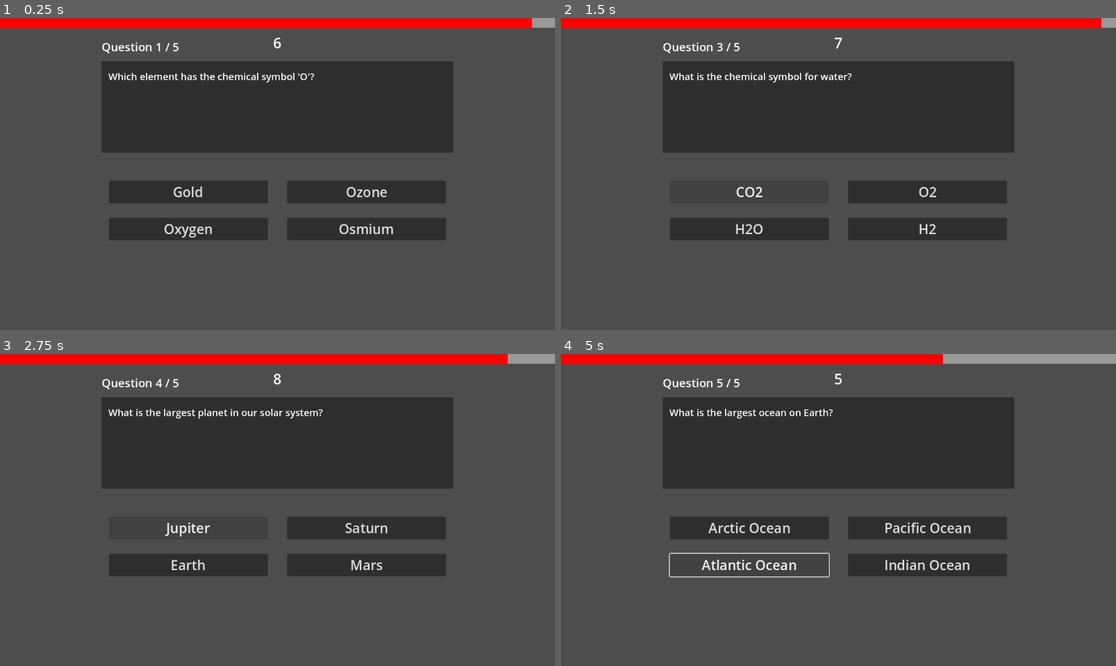
Above: before the commit, frames 1-4 (two rows, left to right).
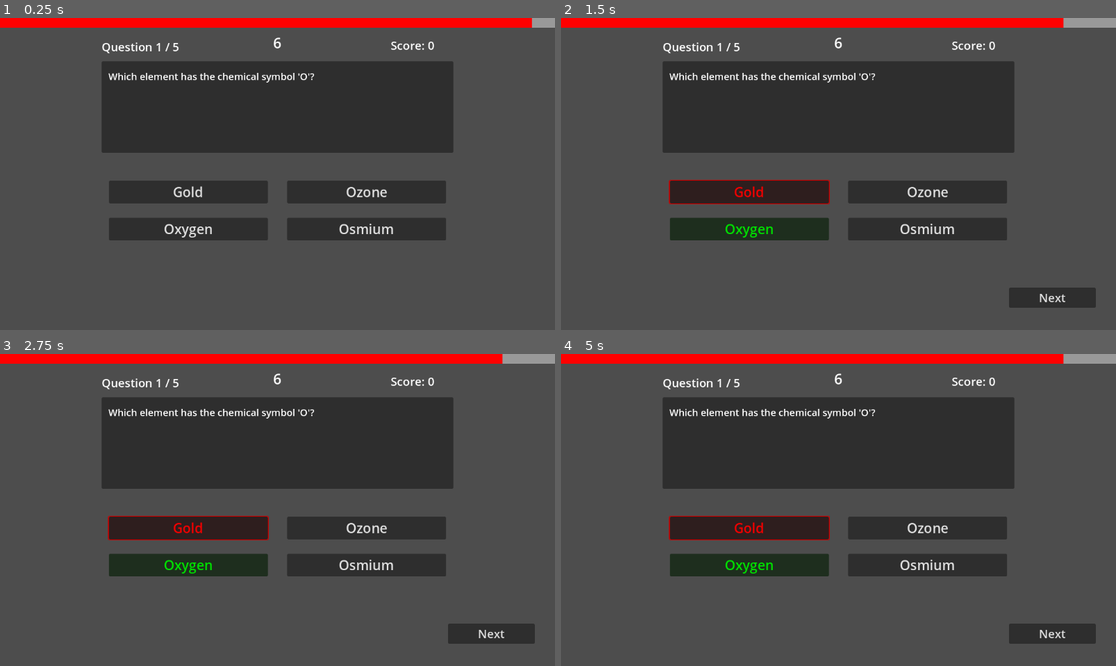
Above: after the commit, the same moments.

Repository: Ellisia-Chan/Quiz-Game-Prototype
Game: Godot game, scene res://Scene/Game Scenes/main.tscn
The game is run twice, just before and just after one commit, with the same random seed, the same clock (stepped at 60 frames per second) and the same inputs.
Inputs (mouse positions are in pixels of both pictures, inside the frame that each line leads up to):
- Up to frame 1 (0.25 s): no input
- Up to frame 2 (1.5 s): click "Gold" at 0.5 s; click (749, 192) at 1.25 s, where only the run before the commit has a clickable "Van Gogh"
- Up to frame 3 (2.75 s): click (188, 528) at 2 s, where only the run before the commit has a clickable "CO2"
- Up to frame 4 (5 s): click (749, 528) at 2.75 s, where only the run before the commit has a clickable "Jupiter"; click (749, 528) at 3.5 s, where only the run before the commit has a clickable "Arctic Ocean"; click (749, 566) at 4.25 s, where only the run before the commit has a clickable "Atlantic Ocean"

The runs differ from the first frame. In frame 1, less than 0.1% of the frame differs, in the area x 70-79%, y 7-11%; in frame 2, 4.6%; in frame 3, 4.4%; in frame 4, 5.5%, in the area x 19-97%, y 0-93%.

Commit message:
Added Timer and Question Control to go next

Diff:
--- a/Scene/Object Scenes/quiz_ui.tscn
+++ b/Scene/Object Scenes/quiz_ui.tscn
@@ -10,7 +10,7 @@
 
 [node name="QuizUI" type="Node"]
 
-[node name="QuizUI" type="Control" parent="." node_paths=PackedStringArray("question_label", "timer_label", "question_number_label", "button_group")]
+[node name="QuizUI" type="Control" parent="." node_paths=PackedStringArray("question_label", "timer_label", "question_number_label", "score_label", "button_group", "next_question_button")]
 layout_mode = 3
 anchors_preset = 15
 anchor_right = 1.0
@@ -21,7 +21,9 @@
 question_label = NodePath("Panel/QuestionLabel")
 timer_label = NodePath("Panel/TimerLabel")
 question_number_label = NodePath("Panel/QuestionNumberLabel")
+score_label = NodePath("Panel/ScoreLabel")
 button_group = [NodePath("MarginContainer/HBoxContainer/VBoxContainer/Button1"), NodePath("MarginContainer/HBoxContainer/VBoxContainer/Button2"), NodePath("MarginContainer/HBoxContainer/VBoxContainer2/Button3"), NodePath("MarginContainer/HBoxContainer/VBoxContainer2/Button4")]
+next_question_button = NodePath("NextQuestionButton")
 
 [node name="Panel" type="Panel" parent="QuizUI"]
 layout_mode = 1
@@ -73,6 +75,21 @@
 theme_override_constants/line_spacing = 100
 theme_override_font_sizes/font_size = 24
 text = "Question 1 / 1"
+horizontal_alignment = 1
+vertical_alignment = 1
+
+[node name="ScoreLabel" type="Label" parent="QuizUI/Panel"]
+layout_mode = 1
+anchors_preset = 1
+anchor_left = 1.0
+anchor_right = 1.0
+offset_left = -130.0
+offset_top = -50.0
+offset_right = -40.0
+offset_bottom = -16.0
+grow_horizontal = 0
+theme_override_font_sizes/font_size = 24
+text = "Score: 0"
 horizontal_alignment = 1
 vertical_alignment = 1
 
@@ -143,4 +160,20 @@
 show_percentage = false
 script = ExtResource("2_rp7mo")
 
+[node name="NextQuestionButton" type="Button" parent="QuizUI"]
+layout_mode = 1
+anchors_preset = 3
+anchor_left = 1.0
+anchor_top = 1.0
+anchor_right = 1.0
+anchor_bottom = 1.0
+offset_left = -222.0
+offset_top = -88.0
+offset_right = -42.0
+offset_bottom = -46.0
+grow_horizontal = 0
+grow_vertical = 0
+theme_override_font_sizes/font_size = 24
+text = "Next"
+
 [connection signal="timeout" from="QuizUI/Timer" to="QuizUI" method="_on_timer_timeout"]
--- a/Scripts/quiz_ui.gd
+++ b/Scripts/quiz_ui.gd
@@ -1,11 +1,17 @@
 extends Node
 
 signal on_question_show
+signal on_answer_action
 
+@export_category("Labels")
 @export var question_label: Label
 @export var timer_label: Label
 @export var question_number_label: Label
+@export var score_label: Label
+
+@export_category("Buttons")
 @export var button_group: Array[Button] = []
+@export var next_question_button: Button
 
 @onready var timer: Timer = $Timer
 
@@ -14,98 +20,96 @@
 var timer_value: int = 0
 var correct_answer_index: int = 0
 var max_question: int = 5
+var score: int = 0
 
-func _ready():
+func _ready() -> void:
 	load_questions()
 	show_question(current_question_index)
 
+	# Connect button press events for each answer button
 	for button in button_group:
 		button.connect("pressed", Callable(self, "_on_choice_pressed").bind(button_group.find(button)))
 
-# Load the questions from the JSON file
-# This function reads the JSON file, parses the content and stores it in the question array
-# The questions are then shuffled to randomize the order
+	# Connect the "Next Question" button
+	next_question_button.connect("pressed", Callable(self, "show_next_question"))
+	next_question_button.hide()
+
 func load_questions() -> void:
+	# Load and parse the questions from a JSON file
 	var file = FileAccess.open("res://Questions/Questions.json", FileAccess.READ)
 
 	if file:
-		var json_data = file.get_as_text()
-		question = JSON.parse_string(json_data)
+		question = JSON.parse_string(file.get_as_text())
 		file.close()
+		question.shuffle()
 	else:
 		print("Failed to open file or file does not exist")
 
-	question.shuffle()
-
-# Shows the question and its choices to the user
-# The question is fetched from the question array based on the given index
-# The timer is started with the time given in the question data
-# The correct answer is shuffled along with the other choices
-# The correct answer index is stored in correct_answer_index
 func show_question(index: int) -> void:
 	var question_data = question[index]
 	question_label.text = question_data["question"]
 	timer_value = question_data["time"]
 	correct_answer_index = question_data["answer"]
 
-	question_number_label.text = "Question " + str(current_question_index + 1) + " / " + str(max_question)
+	question_number_label.text = "Question " + str(index + 1) + " / " + str(max_question)
 	update_timer_display()
 
+	# Shuffle and assign choices to buttons
 	var choices = question_data["choices"].duplicate()
 	var correct_answer = choices[correct_answer_index]
 	choices.shuffle()
-
 	correct_answer_index = choices.find(correct_answer)
 
-	# This loop assigns the choices to the buttons and removes focus from any of them
-	var i: int = 0
-	for button in button_group:
-		_remove_button_focus(button)
+	for i in range(button_group.size()):
+		var button = button_group[i]
+		button.modulate = Color(1, 1, 1) # Reset appearance
+		button.mouse_filter = Control.MOUSE_FILTER_PASS
 		button.text = choices[i]
-		i += 1
 
 	on_question_show.emit()
 	timer.start()
 
-# Handles the event when a choice is pressed.
-# Checks if the selected choice is correct and shows feedback.
-# Then moves to the next question or ends the game if all questions have been answered.
 func _on_choice_pressed(choice_index: int) -> void:
-	if choice_index == correct_answer_index:
-		show_feedback(true)
-	else:
-		show_feedback(false)
+	on_answer_action.emit()
+	timer.stop()
 
-	current_question_index += 1
+	var is_correct = (choice_index == correct_answer_index)
+	if is_correct:
+		score += 1
 
-	# Check if there are more questions to show and if the current question index is within the bounds of the maximum number of questions
-	if current_question_index < max_question and current_question_index < question.size():
+	score_label.text = "Score: " + str(score)
+	show_feedback(is_correct, choice_index)
+	next_question_button.show()
+
+func show_next_question() -> void:
+	if current_question_index + 1 < max_question and current_question_index + 1 < question.size():
+		current_question_index += 1
+		next_question_button.hide()
 		show_question(current_question_index)
 	else:
-		print("Game over!")
+		print("Game over! Final score: ", score)
+
+func update_timer_display() -> void:
+	timer_label.text = str(timer_value)
 
 func _on_timer_timeout() -> void:
 	timer_value -= 1
 	update_timer_display()
 
 	if timer_value <= 0:
+		timer.stop()
 		print("Time's up!")
-		timer.stop()
+		disable_buttons()
+		show_feedback(false, correct_answer_index)
+		next_question_button.show()
 
-		for button in button_group:
-			button.mouse_filter = Control.MOUSE_FILTER_IGNORE
+func show_feedback(is_correct: bool, choice_index: int) -> void:
+	# Disable all buttons and highlight the selected answer
+	disable_buttons()
 
-func update_timer_display() -> void:
-	if timer_value >= 0:
-		timer_label.text = str(timer_value)
+	button_group[choice_index].modulate = Color(0, 1, 0) if is_correct else Color(1, 0, 0)
+	button_group[correct_answer_index].modulate = Color(0, 1, 0) # Highlight the correct answer
 
-
-func show_feedback(is_correct: bool) -> void:
-	if is_correct:
-		print("Correct!")
-	else:
-		print("Incorrect!")
-
-func _remove_button_focus(button: Button) -> void:
-	if button.has_focus():
-			button.release_focus()
+func disable_buttons() -> void:
+	for button in button_group:
+		button.mouse_filter = Control.MOUSE_FILTER_IGNORE
--- a/Scripts/timer_bar.gd
+++ b/Scripts/timer_bar.gd
@@ -1,27 +1,34 @@
 extends ProgressBar
 
 var quiz_ui_script
-var timer_value = 0.0
-var elapsed_time = 0.0
+var timer_value: float = 0.0
+var elapsed_time: float = 0.0
+var is_countdown: bool
 
 func _ready():
 	# Connect to the signal emitted when a question is shown
 	quiz_ui_script = get_parent()
 	quiz_ui_script.connect("on_question_show", Callable(self, "_update_progress_bar"))
+	quiz_ui_script.connect("on_answer_action", Callable(self, "_stop_progress_bar"))
 
 func _process(delta):
 	# Update progress bar if there's a timer active
-	if timer_value > 0:
-		elapsed_time += delta
-		var remaining_time = max(0, timer_value - elapsed_time)
-		self.value = (remaining_time / timer_value) * 100
+	if is_countdown:
+		if timer_value > 0:
+			elapsed_time += delta
+			var remaining_time = max(0, timer_value - elapsed_time)
+			self.value = (remaining_time / timer_value) * 100
 
-		# Stop updating if time runs out
-		if remaining_time <= 0:
-			timer_value = 0 # Ensure the timer doesn't go negative
+			# Stop updating if time runs out
+			if remaining_time <= 0:
+				timer_value = 0 # Ensure the timer doesn't go negative
 
 func _update_progress_bar():
 	# Initialize the timer and progress bar
+	is_countdown = true
 	timer_value = quiz_ui_script.timer_value
 	elapsed_time = 0.0
 	self.value = 100 # Reset the progress bar to full
+
+func _stop_progress_bar():
+	is_countdown = false
